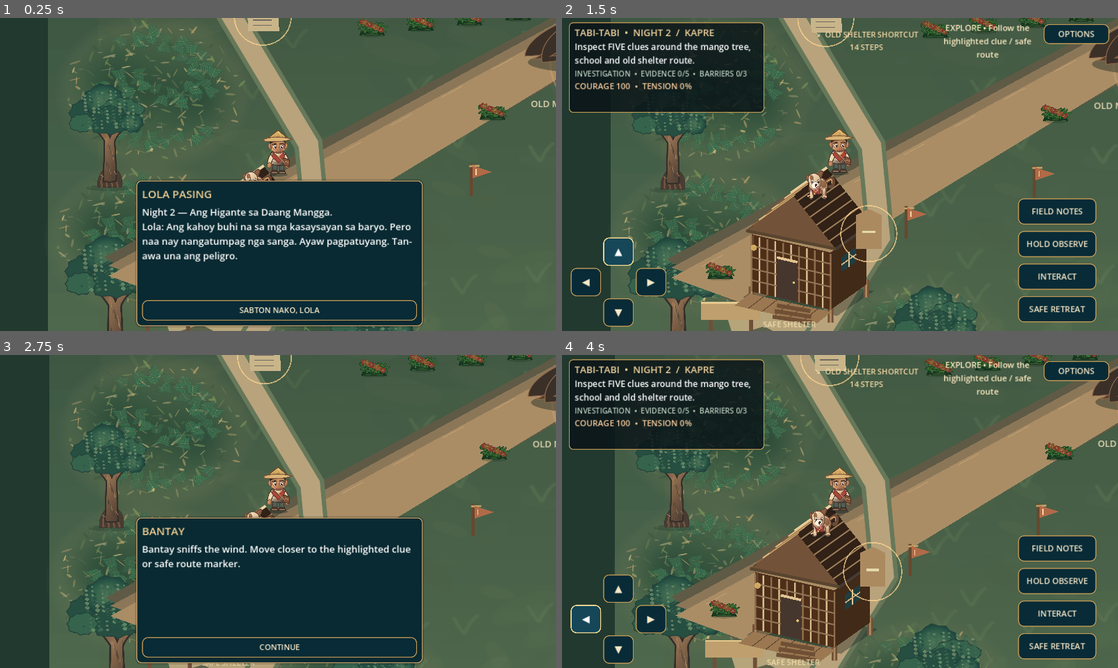
Above: before the commit, frames 1-4 (two rows, left to right).
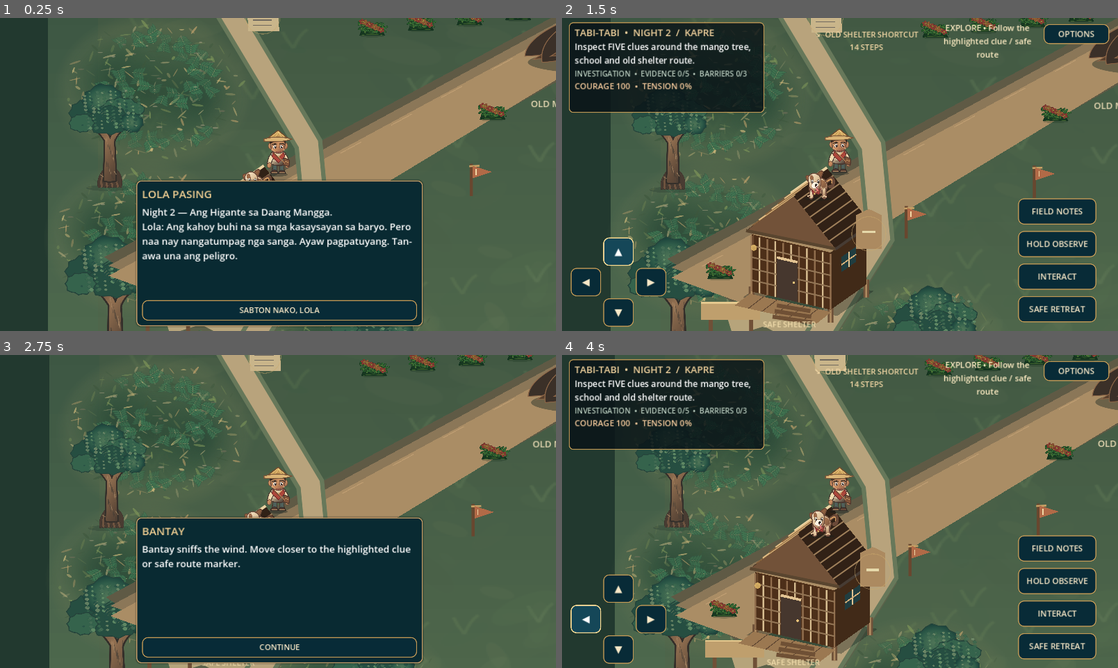
Above: after the commit, the same moments.

Repository: LokiJ07/Tabi-tabi
Game: Godot game, scene res://scenes/night02.tscn
Two runs of this game, one before a commit and one after it. Both use one fixed random seed, a clock stepped at 60 frames per second and the inputs below. This scene is started directly instead of the project's main scene.
Inputs (mouse positions are in pixels of both pictures, inside the frame that each line leads up to):
- Up to frame 1 (0.25 s): no input
- Up to frame 2 (1.5 s): click "SABTON NAKO, LOLA" at 0.5 s; click "▲" at 1.25 s
- Up to frame 3 (2.75 s): tap Enter (ui_accept) at 2, 2.27 s; move the mouse to (400, 495) at 2.02 s; hold Right (ui_right) from 2.03 s (still down); click (400, 495) at 2.17 s
- Up to frame 4 (4 s): release Right (ui_right) at 2.75 s; click "CONTINUE" at 2.75 s; click "◀" at 3.5 s

The runs differ from the first frame. In frame 1, less than 0.1% of the frame differs, in the area x 42-100%, y 0-23%; in frame 2, 0.2%; in frame 3, less than 0.1%; in frame 4, 0.2%, in the area x 42-62%, y 0-79%.

Commit message:
art(night2): natural seated Kapre above mango, aligned smoking ember and environmental hazards

Diff:
--- a/scripts/night02_main.gd
+++ b/scripts/night02_main.gd
@@ -13,7 +13,7 @@
 const SharedHUD = preload("res://scripts/ui/shared_hud.gd")
 const SharedAtmosphere = preload("res://scripts/visuals/shared_immersive_atmosphere.gd")
 const MANGO: Texture2D = preload("res://assets/night02/old_mango_tree.svg")
-const KAPRE: Texture2D = preload("res://assets/night02/kapre.svg")
+const KAPRE: Texture2D = preload("res://assets/night02/kapre_perched.svg")
 const BARRIER: Texture2D = preload("res://assets/night02/closed_path_barrier.svg")
 const HERO: Texture2D = preload("res://assets/characters/apprentice.svg")
 const BANTAY: Texture2D = preload("res://assets/characters/bantay.svg")
@@ -342,7 +342,11 @@
 		draw_line(Vector2(wx,OBSERVATION.y+23),Vector2(wx,OBSERVATION.y+69),Color("#c5ab74"),3)
 	draw_texture_rect(LANTERN,Rect2(OBSERVATION.x-145, OBSERVATION.y-139, 74, 152),false)
 	# Unstable ground ring illustrates actual hazard zone before approaching.
-	draw_arc(TREE, 128.0, 0, TAU, 65, Color("#d9a16b", .44), 3.0, true)
+	# Ground cracks telegraph unstable roots without an arcade-sized ring.
+	for i in range(7):
+		var crack_at := TREE + Vector2(-115.0 + float(i)*41.0,86.0 + sin(float(i)*2.7)*15.0)
+		draw_line(crack_at,crack_at+Vector2(19,-8),Color("#503a2d",.64),2.4,true)
+		draw_line(crack_at+Vector2(19,-8),crack_at+Vector2(32,1),Color("#6f4931",.53),1.7,true)
 	# The ancestral mango stays visible by day; its resident does NOT.
 	var canopy_sway := sin(particle_phase * .65) * (4.0 if not prefs.reduced_motion else 0.0)
 	draw_texture_rect(MANGO, Rect2(TREE.x-350+canopy_sway,TREE.y-560,700,600), false)
@@ -355,7 +359,11 @@
 	if _kapre_revealed():
 		# Only after night observation and respectful greeting; QA only override.
 		draw_texture_rect(KAPRE,
-			Rect2(TREE + Vector2(62,-438),Vector2(177,270)),false,Color("#d0c3ad"))
+			Rect2(TREE + Vector2(40,-460),Vector2(215,330)),false,Color("#d0c3ad"))
+		# Foreground branch crosses his folded knee, visibly supporting the
+		# seated guardian instead of making him float before the tree.
+		draw_line(TREE+Vector2(78,-185),TREE+Vector2(243,-195),Color("#33261f",.82),11,true)
+		draw_line(TREE+Vector2(87,-191),TREE+Vector2(241,-201),Color("#98714c",.44),3.5,true)
 	# Clue props each have a different silhouette; no generic quest circles.
 	_draw_evidence()
 	for id in Story.BARRIER_POSITIONS:
@@ -414,7 +422,7 @@
 func _draw_kapre_smoke() -> void:
 	# First nighttime manifestation: a cigar ember and drifting smoke.
 	# The body remains hidden until the player's respectful greeting.
-	var cigar_tip := TREE + Vector2(216,-365)
+	var cigar_tip := TREE + Vector2(235,-340)
 	var pulse := .86 + .14 * sin(particle_phase * 4.2)
 	draw_circle(cigar_tip,26.0 * pulse,Color(1.0,.35,.08,.065))
 	draw_circle(cigar_tip,11.0 * pulse,Color(1.0,.45,.13,.16))
@@ -567,7 +575,7 @@
 			for i in range(5):
 				draw_line(pos+Vector2(-23,-28+i*12),pos+Vector2(21,-28+i*12),Color("#6f685e"),2)
 		if not done and story.phase == 0:
-			draw_arc(pos,64+sin(particle_phase*2)*3,0,TAU,40,Color("#ffd790",.7),2.8)
+			draw_arc(pos,39+sin(particle_phase*2)*2,0,TAU,36,Color("#cba96d",.43),1.8)
 		elif done:
 			draw_circle(pos+Vector2(45,-48),12,Color("#7ba787"))
 			draw_line(pos+Vector2(39,-48),pos+Vector2(43,-43),Color.WHITE,3)
